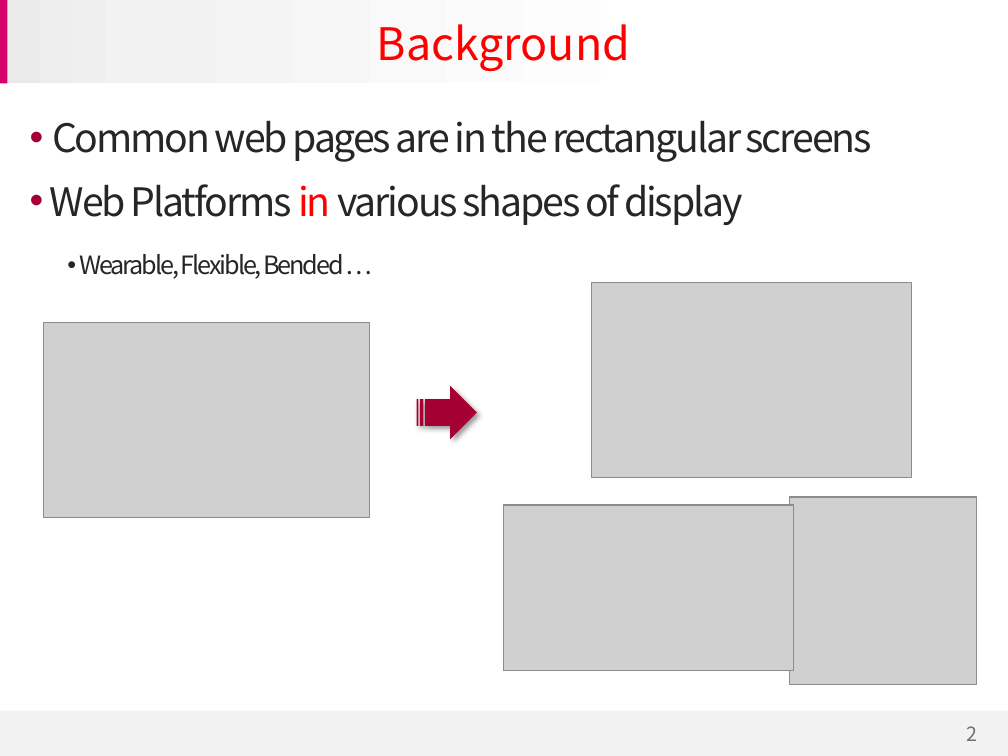
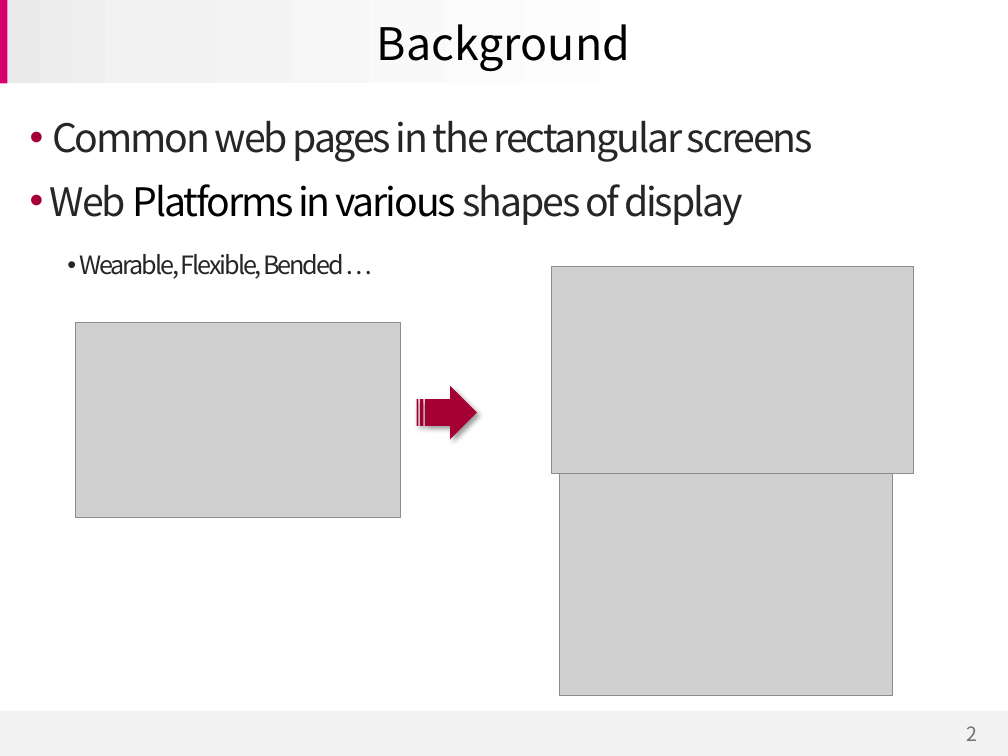
Before and after one commit to jihyerish/jhRoundDisplay, a slide deck: slide 2 of doc/CSS Round display for Dev Meetup in Sydney.pptx. Drawn at 1008x756 pixels with LibreOffice and Linux fonts; fonts in the diff are those of the drawing; grey boxes stand for pictures; background and template pictures are left out. Boxes give left, top, right and bottom in pixels: in the first picture for what was removed or moved away, otherwise in the second. Text is boxed around its words. In the diff, an @@ line names an element or a change of style, - is before the commit and + after.

```diff
--- a/doc/CSS Round display for Dev Meetup in Sydney.pptx
+++ b/doc/CSS Round display for Dev Meetup in Sydney.pptx
@@ title "Background" at (377, 24, 630, 71): text colour #FF0000 to #000000 @@
@@ text at (52, 120, 813, 162): text changed @@
-• Common web pages are in the rectangular screens
+• Common web pages in the rectangular screens
@@ text at (50, 184, 743, 225): text colour #262626 to #000000 in "Platforms various"; text colour #FF0000 to #000000 in "in" @@
@@ picture: place and size @@
-picture at (504, 505, 793, 670)
+picture at (551, 267, 913, 474)
@@ picture removed at (592, 283, 912, 478) @@
@@ picture: place and size @@
-picture at (43, 323, 369, 518)
+picture at (76, 323, 401, 518)
@@ picture added at (559, 473, 893, 695) @@
@@ picture removed at (789, 497, 976, 684) @@
```
Also in this commit, not shown: 14 other slides changed, 2 other files.
